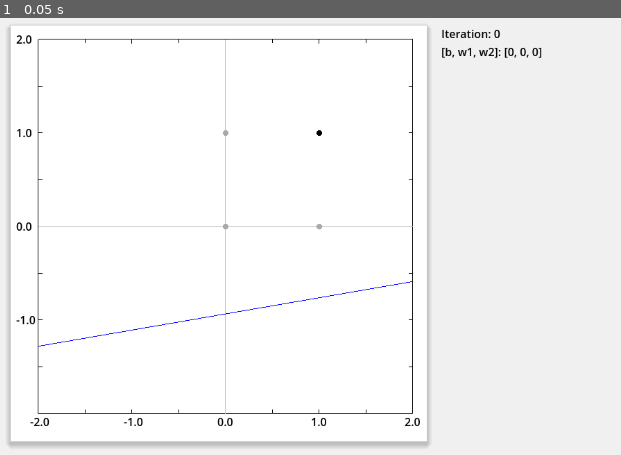
Above: before the commit, frame 1.
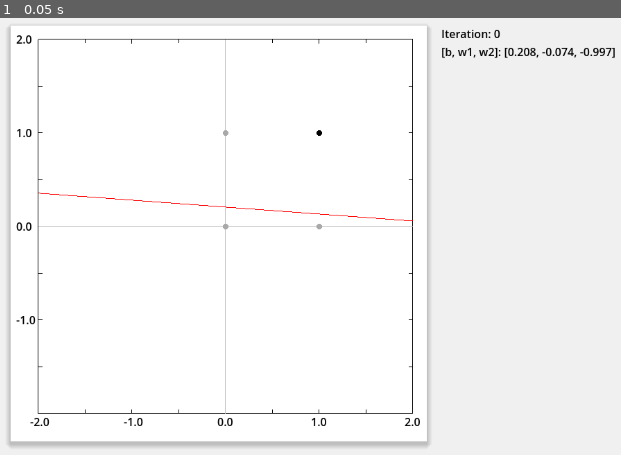
Above: after the commit, the same moment.

Repository: vivisuke/VisualFCL
Game: Godot game, scene res://fc1layer_scene.tscn
The game is run twice, just before and just after one commit, with the same random seed, the same clock (stepped at 60 frames per second) and the same inputs.
Inputs:
- Up to frame 1 (0.05 s): no input

The runs differ from the first frame. In frame 1, 0.5% of the frame differs, in the area x 6-100%, y 6-76%.

Commit message:
0013 ◎ C 06/13 06/13 0.001│ToDo│重みベクター値表示

Diff:
--- a/VisualFCL/fc1layer_scene.tscn
+++ b/VisualFCL/fc1layer_scene.tscn
@@ -1,8 +1,10 @@
-[gd_scene load_steps=2 format=3 uid="uid://drg0c08wj0px6"]
+[gd_scene load_steps=3 format=3 uid="uid://drg0c08wj0px6"]
 
 [ext_resource type="Script" path="res://scripts/GraphRect.gd" id="1_88yod"]
+[ext_resource type="Script" path="res://scripts/fc1layer_scene.gd" id="1_av1ud"]
 
 [node name="FC1LayerScene" type="Node2D"]
+script = ExtResource("1_av1ud")
 
 [node name="BG" type="ColorRect" parent="."]
 offset_right = 1152.0
--- /dev/null
+++ b/VisualFCL/scripts/fc1layer_scene.gd
@@ -0,0 +1,20 @@
+extends Node2D
+
+var vec_weight = [0.0, 0.7, 0.7]			# [b, w1, w2] 重みベクター
+
+# Called when the node enters the scene tree for the first time.
+func _ready():
+	# 重みベクター初期化
+	vec_weight[0] = sin(randf_range(0.0, 2*PI))
+	var th = randf_range(0.0, 2*PI)
+	vec_weight[1] = cos(th)
+	vec_weight[2] = sin(th)
+	$WeightLabel.text = "[b, w1, w2]: [%.3f, %.3f, %.3f]" % vec_weight
+	$GraphRect.vec_weight = vec_weight
+	$GraphRect.queue_redraw()
+	pass # Replace with function body.
+
+
+# Called every frame. 'delta' is the elapsed time since the previous frame.
+func _process(delta):
+	pass
Not shown, changed: VisualFCL.spr
